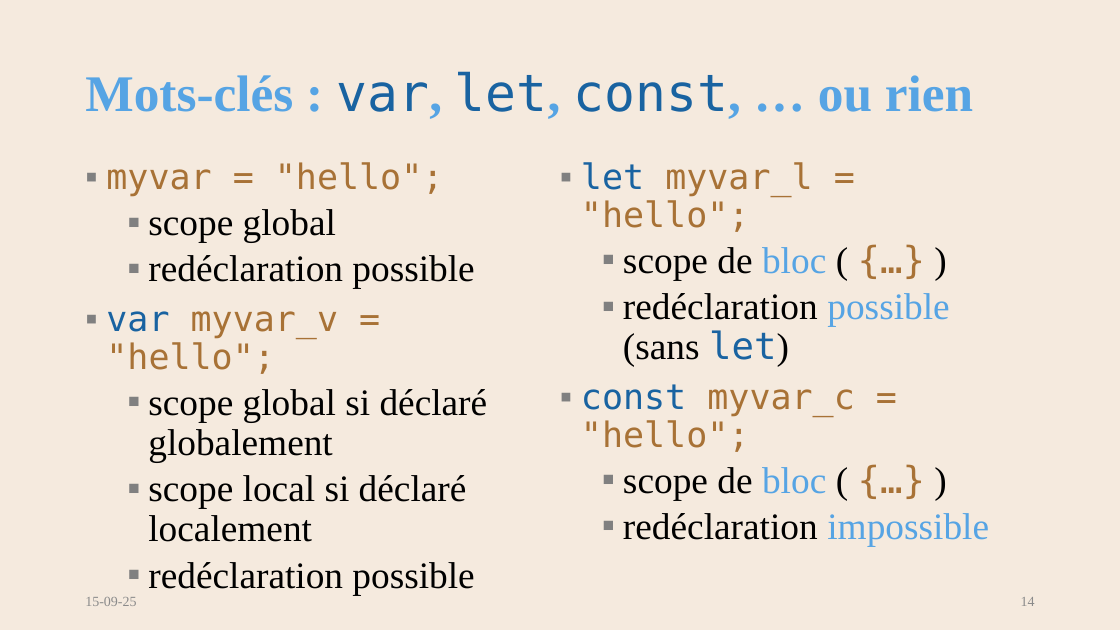
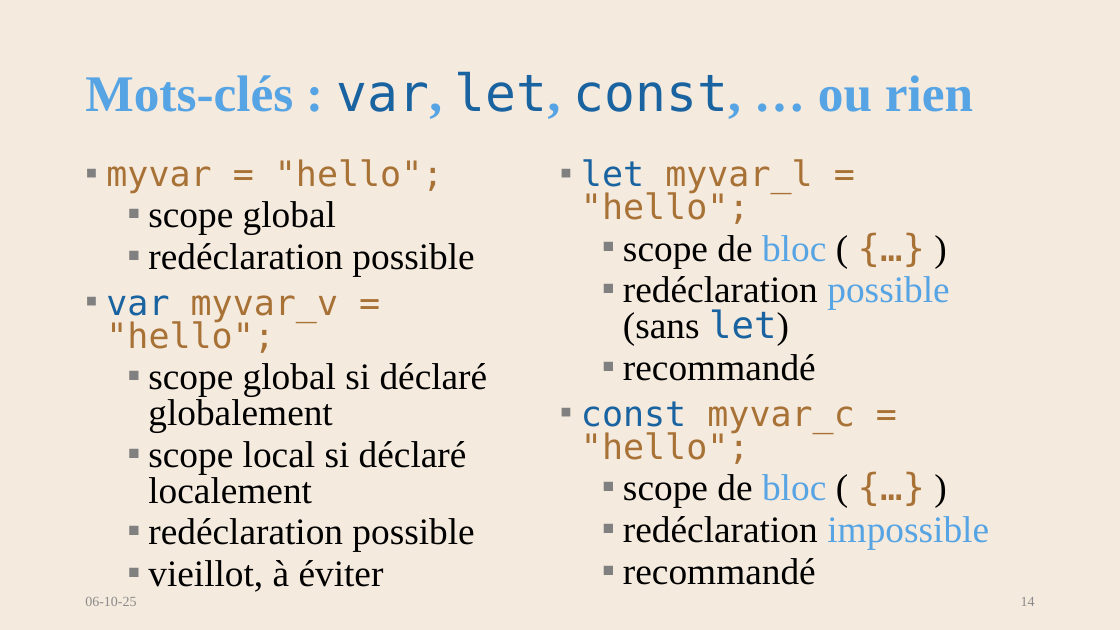
Before and after one commit to AlainWafflard/4IPW3, a slide deck: slide 14 of syllabus/17_javascript/syllabus_17_js.pptx. Drawn at 1120x630 pixels with LibreOffice and Linux fonts; fonts in the diff are those of the drawing; background and template pictures are left out. Boxes give left, top, right and bottom in pixels: in the first picture for what was removed or moved away, otherwise in the second. Text is boxed around its words. In the diff, an @@ line names an element or a change of style, - is before the commit and + after.

```diff
--- a/syllabus/17_javascript/syllabus_17_js.pptx
+++ b/syllabus/17_javascript/syllabus_17_js.pptx
@@ text at [106, 159, 989, 552]: line spacing 0.9 to 0.8 @@
@@ text at [623, 354, 816, 381]: paragraph added @@
+  ▪ recommandé
@@ text at [273, 560, 384, 587]: paragraph added @@
+  ▪ vieillot, à éviter
@@ text at [623, 558, 816, 585]: paragraph added @@
+  ▪ recommandé
@@ text at [85, 597, 136, 606]: text changed @@
-15-09-25
+06-10-25
```
Also in this commit, not shown: 30 other slides changed, 6 slides added, 14 other files.
